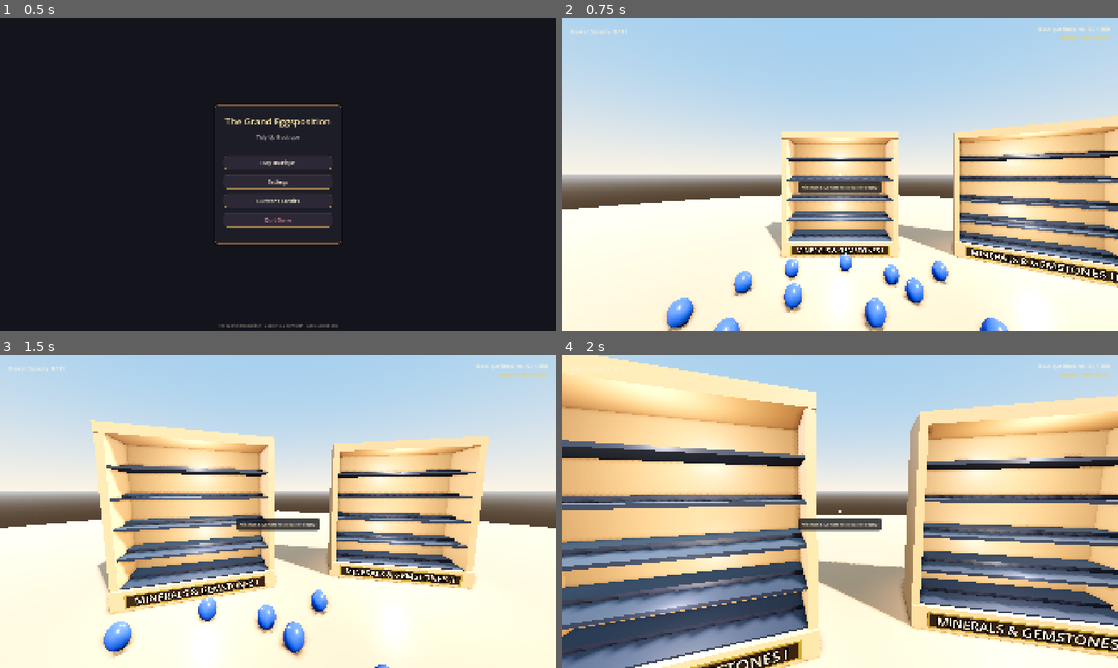
Above: before the commit, frames 1-4 (two rows, left to right).
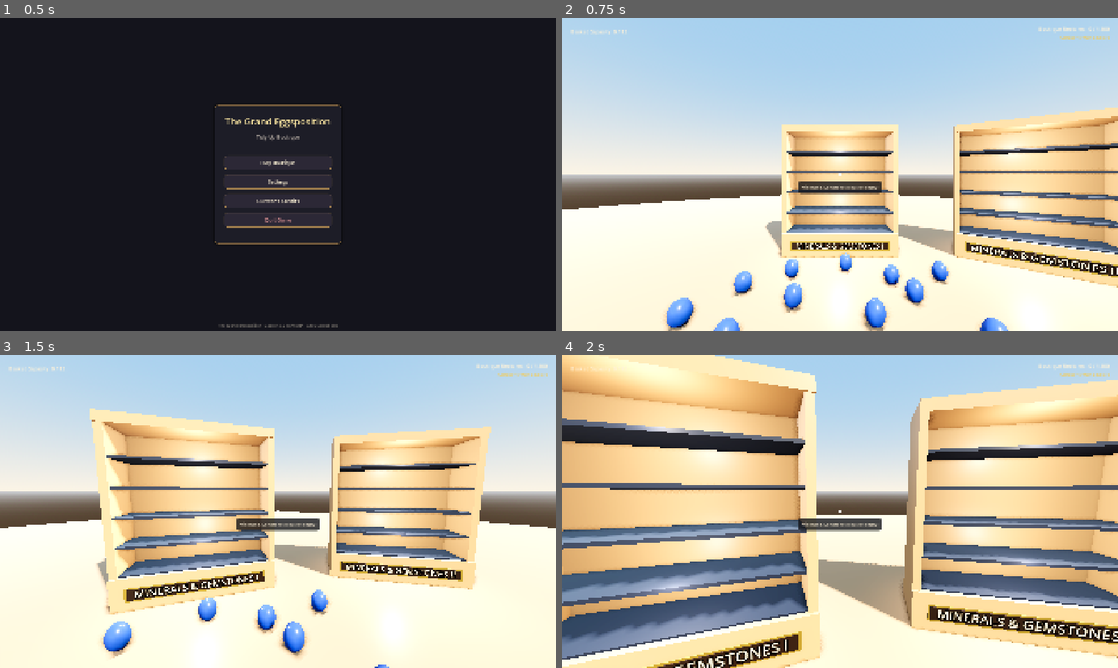
Above: after the commit, the same moments.

Repository: JS-Marinn/the-grand-eggsposition
Game: Godot game, scene res://scenes/ui/main_menu.tscn
Two runs of this game, one before a commit and one after it. Both use one fixed random seed, a clock stepped at 60 frames per second and the inputs below.
Inputs (mouse positions are in pixels of both pictures, inside the frame that each line leads up to):
- Up to frame 1 (0.5 s): no input
- Up to frame 2 (0.75 s): click "Play Boutique" at 0.5 s
- Up to frame 3 (1.5 s): tap Enter at 1.25 s; move the mouse to (305, 511) at 1.27 s; press the mouse at (305, 511) at 1.28 s; hold W (move_forward) from 1.28 s (still down)
- Up to frame 4 (2 s): keep holding W (move_forward)

Frame 1 is identical in both runs. In frame 2, 15% of the frame differs, in the area x 36-100%, y 28-86%; in frame 3, 19%; in frame 4, 52%, in the area x 0-100%, y 0-100%.

Commit message:
feat(showcase): raise wooden base height to 0.48m and remove rear shelf risers for clean flat shelves

Diff:
--- a/scenes/atrium/showcase_unit.tscn
+++ b/scenes/atrium/showcase_unit.tscn
@@ -8,62 +8,62 @@
 
 [sub_resource type="BoxMesh" id="BoxMesh_back"]
 material = SubResource("StandardMaterial3D_oak")
-size = Vector3(2.30, 2.14, 0.06)
+size = Vector3(2.30, 2.10, 0.06)
 
 [sub_resource type="BoxMesh" id="BoxMesh_pillar"]
 material = SubResource("StandardMaterial3D_oak")
-size = Vector3(0.10, 2.14, 0.68)
+size = Vector3(0.10, 2.10, 0.68)
 
 [sub_resource type="BoxMesh" id="BoxMesh_plinth"]
 material = SubResource("StandardMaterial3D_oak")
-size = Vector3(2.40, 0.30, 0.76)
+size = Vector3(2.40, 0.48, 0.76)
 
 [sub_resource type="BoxMesh" id="BoxMesh_crown"]
 material = SubResource("StandardMaterial3D_oak")
 size = Vector3(2.40, 0.14, 0.72)
 
 [sub_resource type="BoxShape3D" id="BoxShape3D_interaction"]
-size = Vector3(2.7, 2.6, 1.8)
+size = Vector3(2.7, 2.7, 1.8)
 
 [node name="ShowcaseUnit" type="Node3D"]
 script = ExtResource("1_showcase_script")
 
 [node name="BackPanel" type="MeshInstance3D" parent="."]
-transform = Transform3D(1, 0, 0, 0, 1, 0, 0, 0, 1, 0, 1.37, -0.34)
+transform = Transform3D(1, 0, 0, 0, 1, 0, 0, 0, 1, 0, 1.53, -0.34)
 mesh = SubResource("BoxMesh_back")
 
 [node name="PillarLeft" type="MeshInstance3D" parent="."]
-transform = Transform3D(1, 0, 0, 0, 1, 0, 0, 0, 1, -1.15, 1.37, 0)
+transform = Transform3D(1, 0, 0, 0, 1, 0, 0, 0, 1, -1.15, 1.53, 0)
 mesh = SubResource("BoxMesh_pillar")
 
 [node name="PillarRight" type="MeshInstance3D" parent="."]
-transform = Transform3D(1, 0, 0, 0, 1, 0, 0, 0, 1, 1.15, 1.37, 0)
+transform = Transform3D(1, 0, 0, 0, 1, 0, 0, 0, 1, 1.15, 1.53, 0)
 mesh = SubResource("BoxMesh_pillar")
 
 [node name="PlinthBase" type="MeshInstance3D" parent="."]
-transform = Transform3D(1, 0, 0, 0, 1, 0, 0, 0, 1, 0, 0.15, 0)
+transform = Transform3D(1, 0, 0, 0, 1, 0, 0, 0, 1, 0, 0.24, 0)
 mesh = SubResource("BoxMesh_plinth")
 
 [node name="CrownTop" type="MeshInstance3D" parent="."]
-transform = Transform3D(1, 0, 0, 0, 1, 0, 0, 0, 1, 0, 2.51, 0)
+transform = Transform3D(1, 0, 0, 0, 1, 0, 0, 0, 1, 0, 2.65, 0)
 mesh = SubResource("BoxMesh_crown")
 
 [node name="DisplayLight_Upper" type="OmniLight3D" parent="."]
-transform = Transform3D(1, 0, 0, 0, 1, 0, 0, 0, 1, 0, 2.1, 0.35)
+transform = Transform3D(1, 0, 0, 0, 1, 0, 0, 0, 1, 0, 2.25, 0.35)
 light_color = Color(1, 0.95, 0.88, 1)
 light_energy = 1.3
 omni_range = 3.0
 omni_attenuation = 1.1
 
 [node name="DisplayLight_Lower" type="OmniLight3D" parent="."]
-transform = Transform3D(1, 0, 0, 0, 1, 0, 0, 0, 1, 0, 0.85, 0.35)
+transform = Transform3D(1, 0, 0, 0, 1, 0, 0, 0, 1, 0, 1.0, 0.35)
 light_color = Color(1, 0.95, 0.88, 1)
 light_energy = 1.1
 omni_range = 2.6
 omni_attenuation = 1.1
 
 [node name="InteractionArea" type="Area3D" parent="."]
-transform = Transform3D(1, 0, 0, 0, 1, 0, 0, 0, 1, 0, 1.30, 0)
+transform = Transform3D(1, 0, 0, 0, 1, 0, 0, 0, 1, 0, 1.40, 0)
 collision_layer = 1
 collision_mask = 2
 
--- a/scripts/environment/showcase_unit.gd
+++ b/scripts/environment/showcase_unit.gd
@@ -38,37 +38,22 @@
 		var shelf_mesh: BoxMesh = BoxMesh.new()
 		shelf_mesh.size = Vector3(2.20, 0.035, 0.62)
 
-		# Elevated depth riser (5cm high step for the 6 back eggs)
-		var riser_mesh: BoxMesh = BoxMesh.new()
-		riser_mesh.size = Vector3(2.18, 0.05, 0.30)
-
 		var velvet_mat: StandardMaterial3D = StandardMaterial3D.new()
 		velvet_mat.albedo_color = Color(0.12, 0.14, 0.20, 1.0) # Midnight navy velvet
 		velvet_mat.roughness = 0.55
 		shelf_mesh.material = velvet_mat
 
-		var riser_mat: StandardMaterial3D = StandardMaterial3D.new()
-		riser_mat.albedo_color = Color(0.10, 0.11, 0.16, 1.0) # Deep navy velvet riser
-		riser_mat.roughness = 0.50
-		riser_mesh.material = riser_mat
+		# 5 tiers of flat display shelves (d = 0..4) starting above 0.48m base
+		for d in range(DOZENS_COUNT):
+			var tier_base_y: float = 0.48 + float(d) * 0.42
 
-		# 5 tiers of display shelves (d = 0..4)
-		for d in range(DOZENS_COUNT):
-			var tier_base_y: float = 0.30 + float(d) * 0.43
-
-			# Main shelf board
+			# Flat velvet shelf board (no additional step for back row)
 			var mi_shelf: MeshInstance3D = MeshInstance3D.new()
 			mi_shelf.mesh = shelf_mesh
 			mi_shelf.position = Vector3(0, tier_base_y, 0.0)
 			shelves_container.add_child(mi_shelf)
 
-			# Elevated depth riser for back 6 eggs
-			var mi_riser: MeshInstance3D = MeshInstance3D.new()
-			mi_riser.mesh = riser_mesh
-			mi_riser.position = Vector3(0, tier_base_y + 0.0425, -0.15)
-			shelves_container.add_child(mi_riser)
-
-		# Name / Category plaque integrated into the bottom wooden base (PlinthBase at Y = 0.15m, front at Z = 0.38m):
+		# Name / Category plaque integrated into the taller bottom wooden base (PlinthBase at Y = 0.24m, front at Z = 0.38m):
 		# 1. Subtle antique brass frame trim
 		var frame_mesh: BoxMesh = BoxMesh.new()
 		frame_mesh.size = Vector3(2.04, 0.20, 0.015)
@@ -80,7 +65,7 @@
 
 		var mi_frame: MeshInstance3D = MeshInstance3D.new()
 		mi_frame.mesh = frame_mesh
-		mi_frame.position = Vector3(0, 0.15, 0.382)
+		mi_frame.position = Vector3(0, 0.24, 0.382)
 		shelves_container.add_child(mi_frame)
 
 		# 2. Carved dark walnut / oak wooden plate
@@ -93,7 +78,7 @@
 
 		var mi_plaque: MeshInstance3D = MeshInstance3D.new()
 		mi_plaque.mesh = plaque_mesh
-		mi_plaque.position = Vector3(0, 0.15, 0.385)
+		mi_plaque.position = Vector3(0, 0.24, 0.385)
 		shelves_container.add_child(mi_plaque)
 
 		# 3. Gilded 3D Category Title Label on the wooden base
@@ -107,7 +92,7 @@
 		category_label.horizontal_alignment = HORIZONTAL_ALIGNMENT_CENTER
 		category_label.vertical_alignment = VERTICAL_ALIGNMENT_CENTER
 		category_label.billboard = BaseMaterial3D.BILLBOARD_DISABLED
-		category_label.position = Vector3(0, 0.15, 0.398)
+		category_label.position = Vector3(0, 0.24, 0.398)
 		shelves_container.add_child(category_label)
 	else:
 		category_label = shelves_container.get_node_or_null("CategoryLabel") as Label3D
@@ -185,22 +170,20 @@
 		var egg_info: EggData = GameManager.get_egg_for_showcase_dozen(showcase_id, d)
 		var egg_col: Color = egg_info.albedo_color if egg_info else Color(0.15, 0.35, 0.75)
 
-		var tier_base_y: float = 0.30 + float(d - 1) * 0.43
+		var tier_base_y: float = 0.48 + float(d - 1) * 0.42
 
 		for s in range(count):
 			var slot_x: float
-			var slot_y: float
+			var slot_y: float = tier_base_y + 0.1675 # Superficie plana de la balda (sin escalón)
 			var slot_z: float
 
 			if s < 6:
-				# 6 huevos al fondo (elevados en el escalón de profundidad a Z = -0.14)
+				# 6 huevos al fondo (al mismo nivel plano a Z = -0.14)
 				slot_x = -0.85 + float(s) * 0.34
-				slot_y = tier_base_y + 0.2175 # Base 0.28 + Shelf 0.0175 + Riser 0.05 + Egg 0.15
 				slot_z = -0.14
 			else:
-				# 6 huevos de frente (en la base del estante a Z = +0.14)
+				# 6 huevos de frente (al mismo nivel plano a Z = +0.14)
 				slot_x = -0.85 + float(s - 6) * 0.34
-				slot_y = tier_base_y + 0.1675 # Base 0.28 + Shelf 0.0175 + Egg 0.15
 				slot_z = +0.14
 
 			var egg_transform: Transform3D = Transform3D(Basis(), Vector3(slot_x, slot_y, slot_z))
